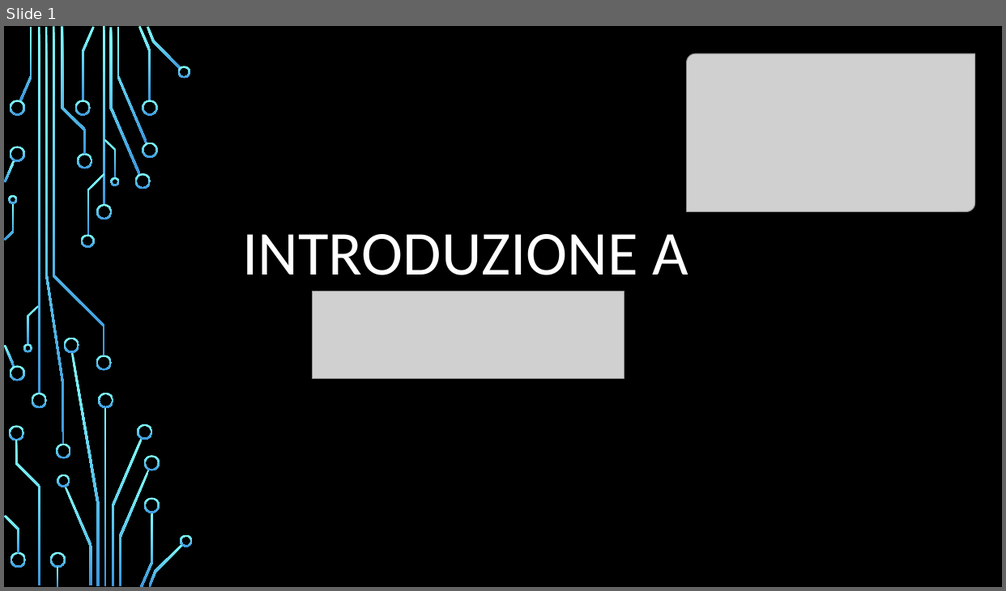
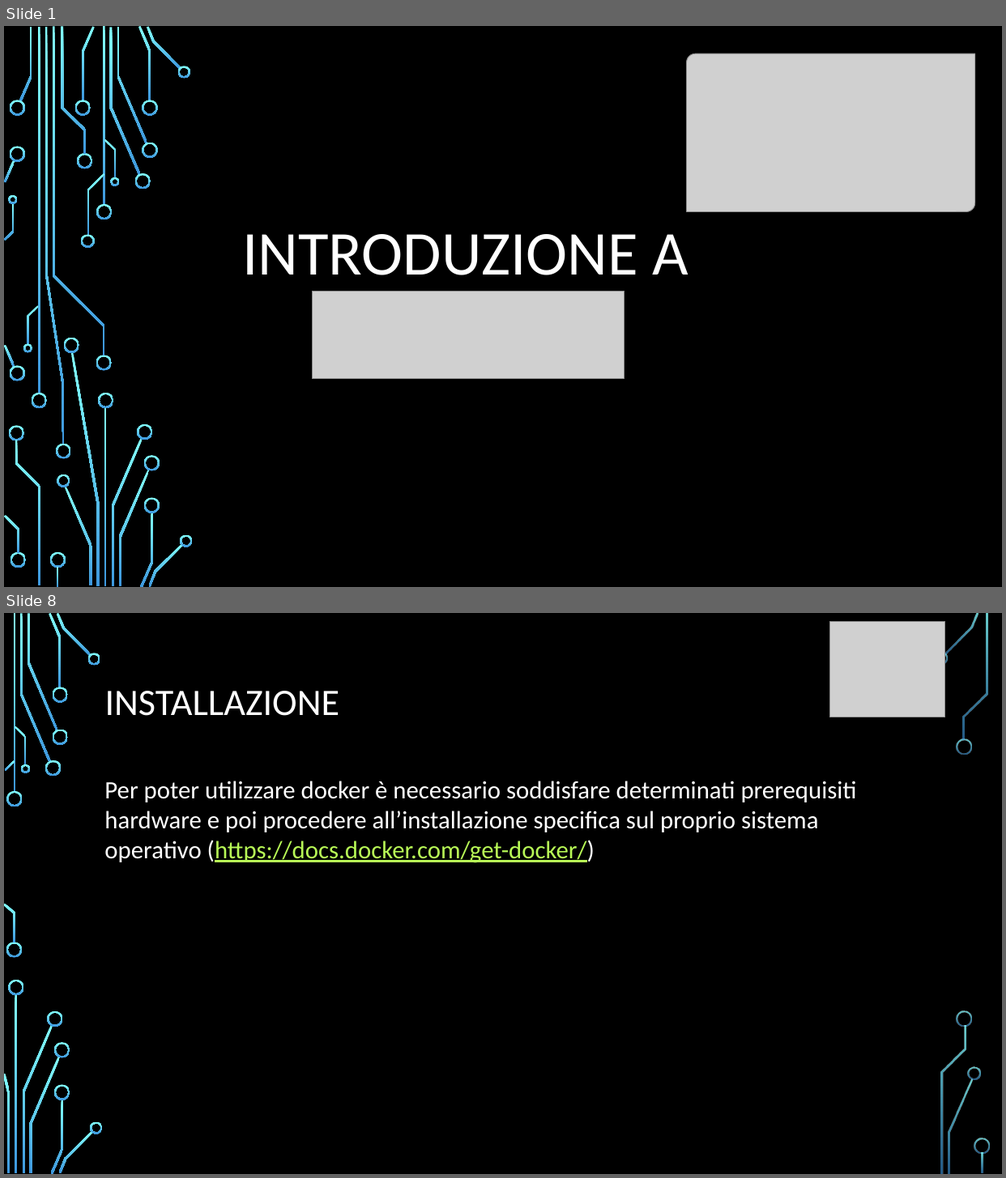
Before and after one commit to angelitadoria/Documenti-stage, a slide deck: prsentazione_DOCKER.pptx. Shown one above the other, each under a label of ours: slide 1 before the commit, slides 1 and 8 after it; the slides between them are not shown. The pictures are 1006x591 and 1006x1178 pixels, drawn with LibreOffice and Linux fonts; fonts in the diff are those of the drawing; grey boxes stand for pictures; background and template pictures are left out. Boxes give left, top, right and bottom in pixels: in the first picture for what was removed or moved away, otherwise in the second. Text is boxed around its words. In the diff, an @@ line names an element or a change of style, - is before the commit and + after.

```diff
--- a/prsentazione_DOCKER.pptx
+++ b/prsentazione_DOCKER.pptx
@@ slide 8 added at bbox=[4, 613, 1002, 1174], background picture (left out) @@
@@ picture added at bbox=[829, 621, 946, 717] @@
@@ title added at bbox=[105, 691, 340, 716], 36 pt, text #FFFFFF @@
+INSTALLAZIONE
@@ text added at bbox=[104, 781, 857, 863], 24 pt, text #FFFFFF @@
+Per poter utilizzare docker è necessario soddisfare determinati prerequisiti hardware e poi procedere all’installazione specifica sul proprio sistema operativo (https://docs.docker.com/get-docker/)
@@ group added at bbox=[4, 613, 990, 1174]: 33 freeform shapes, 3 rectangles @@
```
Also in this commit, not shown: 2 slides changed, 4 other slides added, 2 slides removed.
